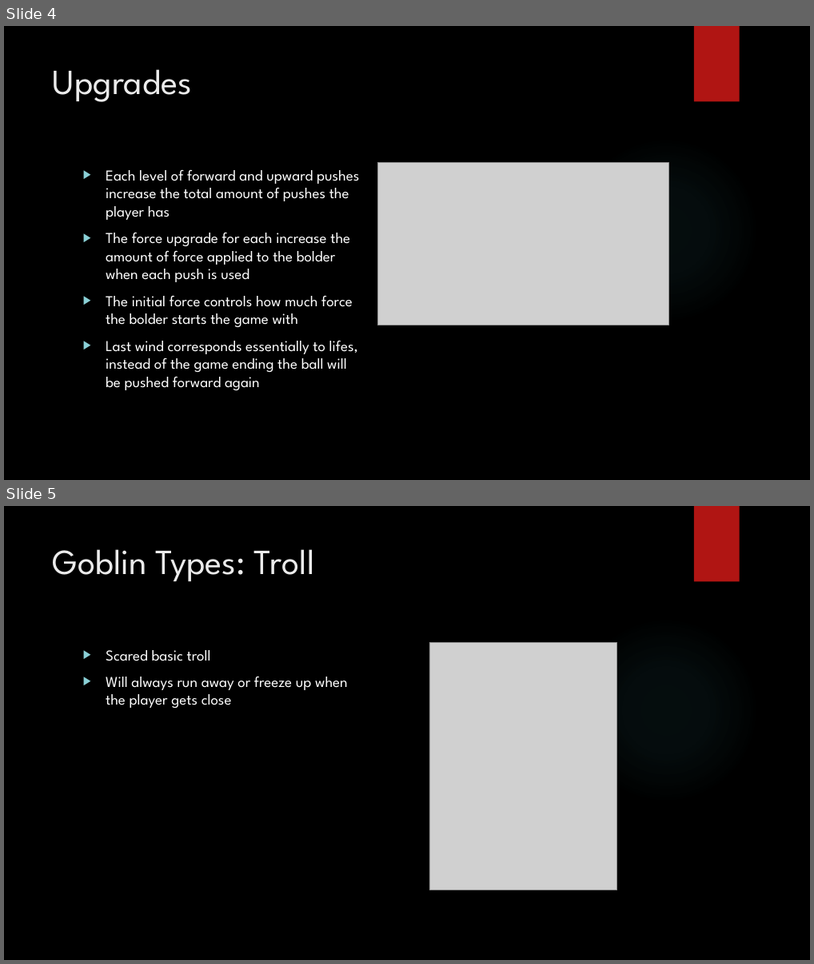
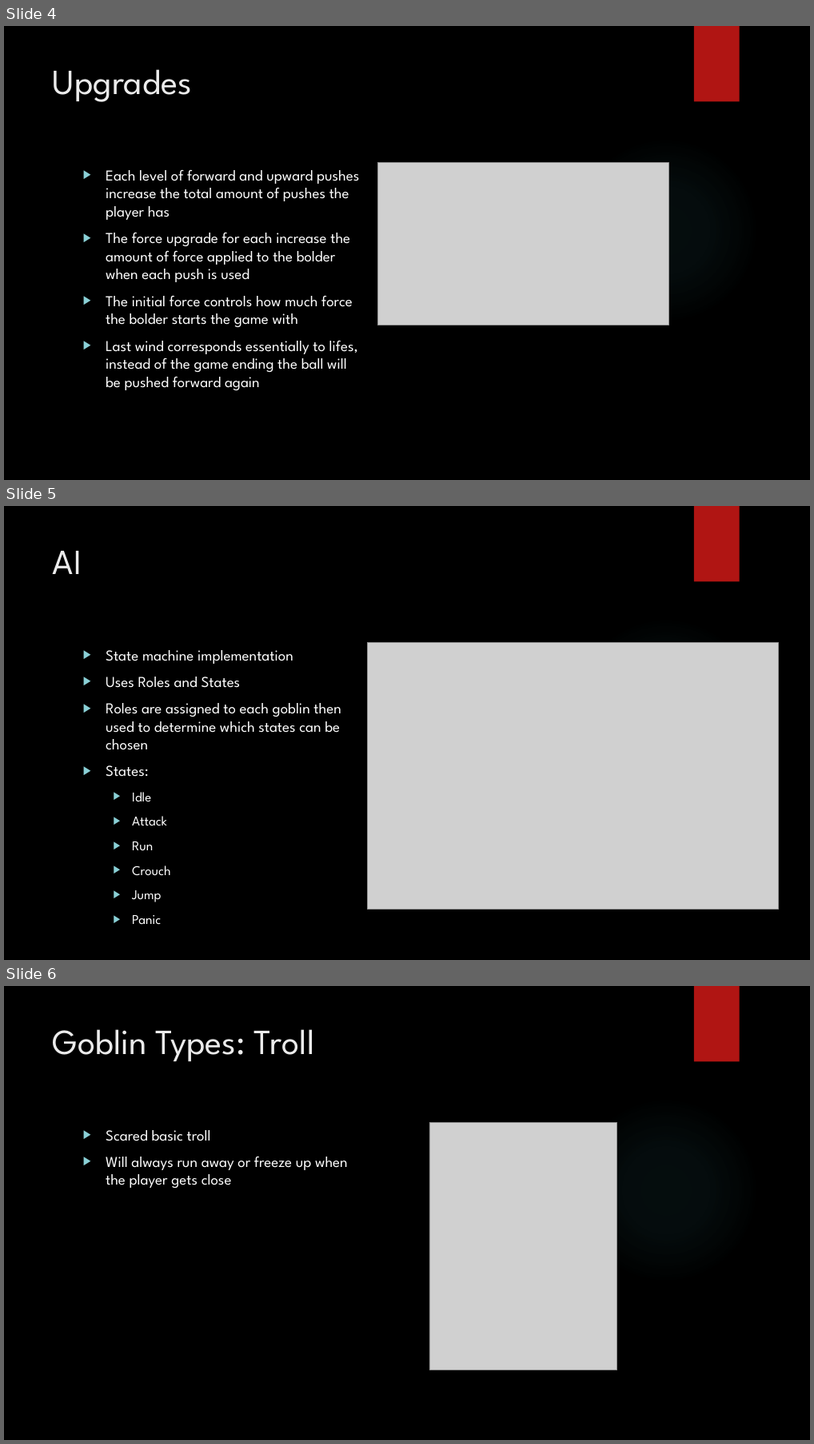
Before and after one commit to SEMO-dank-memers/FinalProject, a slide deck: Additional Project Files/Presentation.pptx. Shown one above the other, each under a label of ours: slides 4 and 5 before the commit, slides 4, 5 and 6 after it. The pictures are 814x964 and 814x1444 pixels, drawn with LibreOffice and Linux fonts; fonts in the diff are those of the drawing; grey boxes stand for pictures; background and template pictures are left out. Boxes give left, top, right and bottom in pixels: in the first picture for what was removed or moved away, otherwise in the second. Text is boxed around its words. In the diff, an @@ line names an element or a change of style, - is before the commit and + after.

```diff
--- a/Additional Project Files/Presentation.pptx
+++ b/Additional Project Files/Presentation.pptx
@@ slide 5 added at <box>4,506,810,960</box>, background picture (left out); not listed: 2 template elements that a slide beside it also shows @@
@@ title added at <box>53,551,82,574</box>, 42 pt, text #EBEBEB @@
+AI
@@ picture added at <box>367,642,778,909</box> @@
@@ text added at <box>106,650,341,924</box>, 18 pt, text #FFFFFF @@
+▶ State machine implementation
+▶ Uses Roles and States
+▶ Roles are assigned to each goblin then used to determine which states can be chosen
+▶ States:
+  ▶ Idle
+  ▶ Attack
+  ▶ Run
+  ▶ Crouch
+  ▶ Jump
+  ▶ Panic
@@ what was slide 5 is now slide 6 @@
```
Also in this commit, not shown: 1 slide changed, 23 other files.
